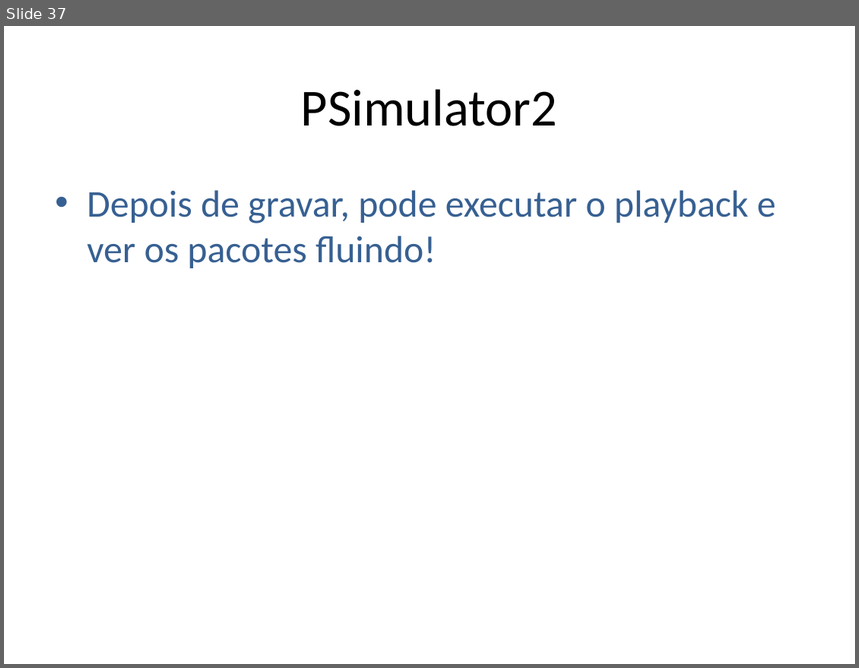
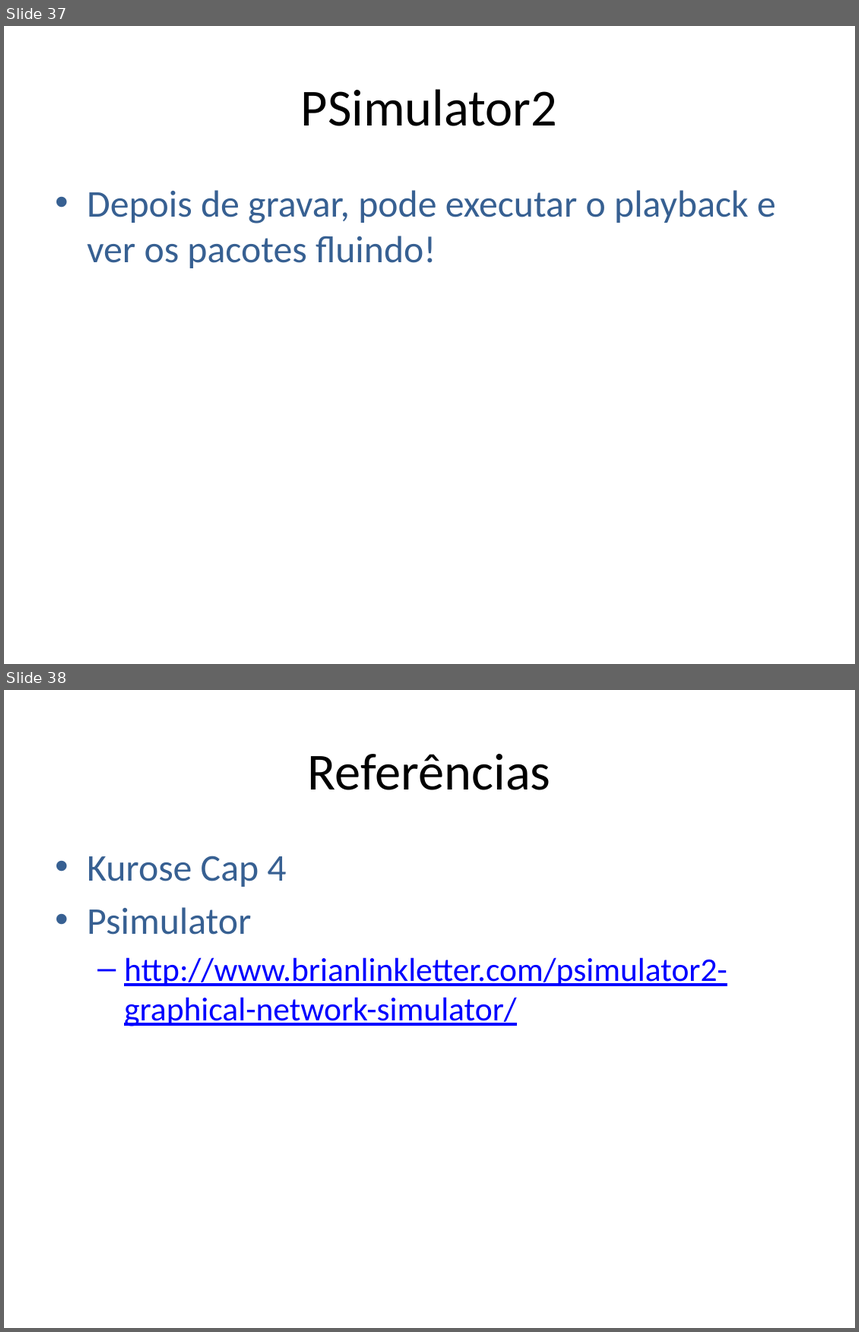
Before and after one commit to niviaquental/niviaquental.github.io, a slide deck: Presentations/Aula08-Rede-IPIntro/08-Rede-IPIntro.pptx. Shown one above the other, each under a label of ours: slide 37 before the commit, slides 37 and 38 after it. The pictures are 859x668 and 859x1332 pixels, drawn with LibreOffice and Linux fonts; fonts in the diff are those of the drawing; background and template pictures are left out. Boxes give left, top, right and bottom in pixels: in the first picture for what was removed or moved away, otherwise in the second. Text is boxed around its words. In the diff, an @@ line names an element or a change of style, - is before the commit and + after.

Commit message:
roteamento e simulator

```diff
--- a/Presentations/Aula08-Rede-IPIntro/08-Rede-IPIntro.pptx
+++ b/Presentations/Aula08-Rede-IPIntro/08-Rede-IPIntro.pptx
@@ slide 38 added at [4, 690, 855, 1328], background #FFFFFF @@
@@ title added at [308, 754, 551, 790], 44 pt, text #000000 @@
+Referências
@@ text added at [87, 856, 728, 1027], 28 pt, text #0000FF, underline @@
+• Kurose Cap 4
+• Psimulator
+  – http://www.brianlinkletter.com/psimulator2-graphical-network-simulator/
```
Also in this commit, not shown: 5 slides changed, 3 other files.
